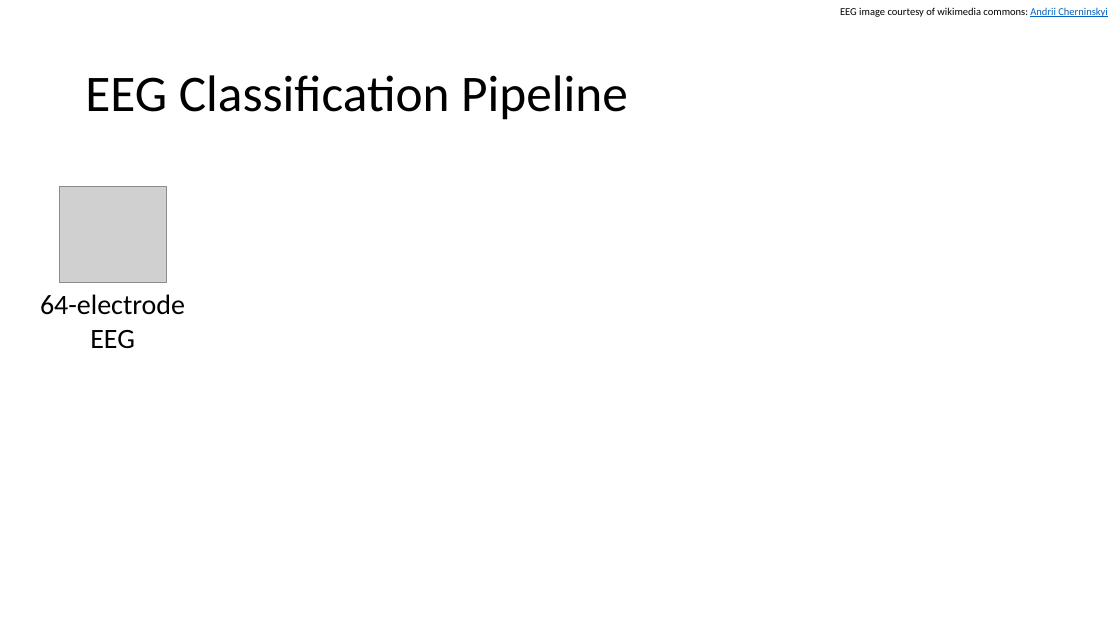
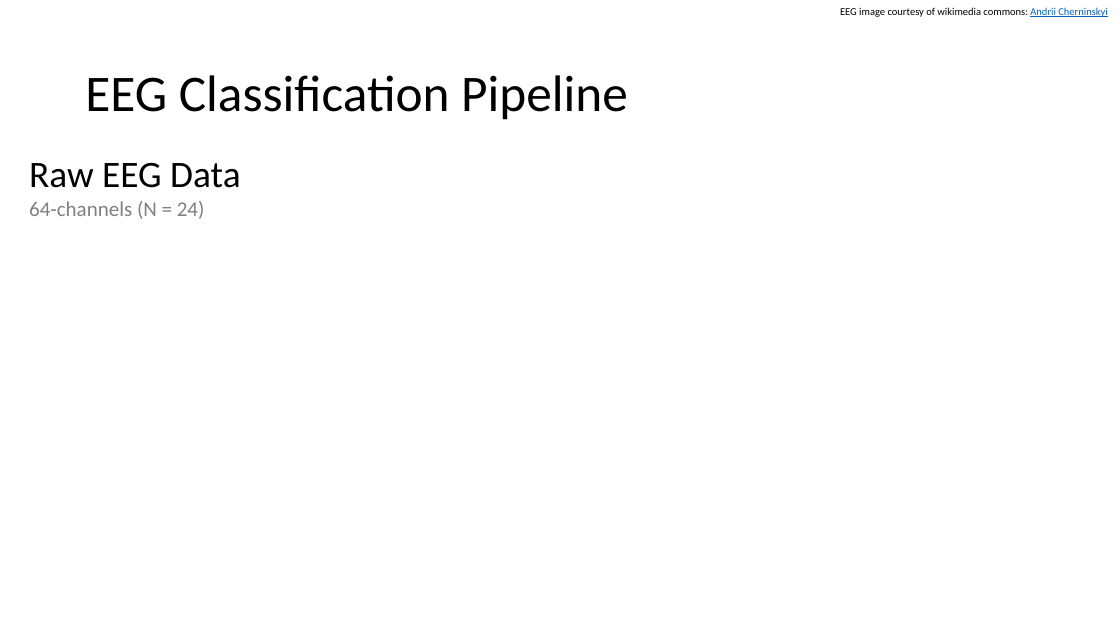
Before and after one commit to haberdashPI/german_track, a slide deck: slide 43 of presentations/ARO_2021/adapting_auditory_attention.pptx. Drawn at 1120x630 pixels with LibreOffice and Linux fonts; fonts in the diff are those of the drawing; grey boxes stand for pictures. Boxes give left, top, right and bottom in pixels: in the first picture for what was removed or moved away, otherwise in the second. Text is boxed around its words. In the diff, an @@ line names an element or a change of style, - is before the commit and + after.

```diff
--- a/presentations/ARO_2021/adapting_auditory_attention.pptx
+++ b/presentations/ARO_2021/adapting_auditory_attention.pptx
@@ text at bbox=[29, 162, 240, 219]: text changed; size 24 to 18 pt; text colour #000000 to #808080 @@
-64-electrode EEG
+Raw EEG Data
+64-channels (N = 24)
@@ picture removed at bbox=[59, 187, 166, 282] @@
```
Also in this commit, not shown: 5 other slides changed, 11 slides added.
